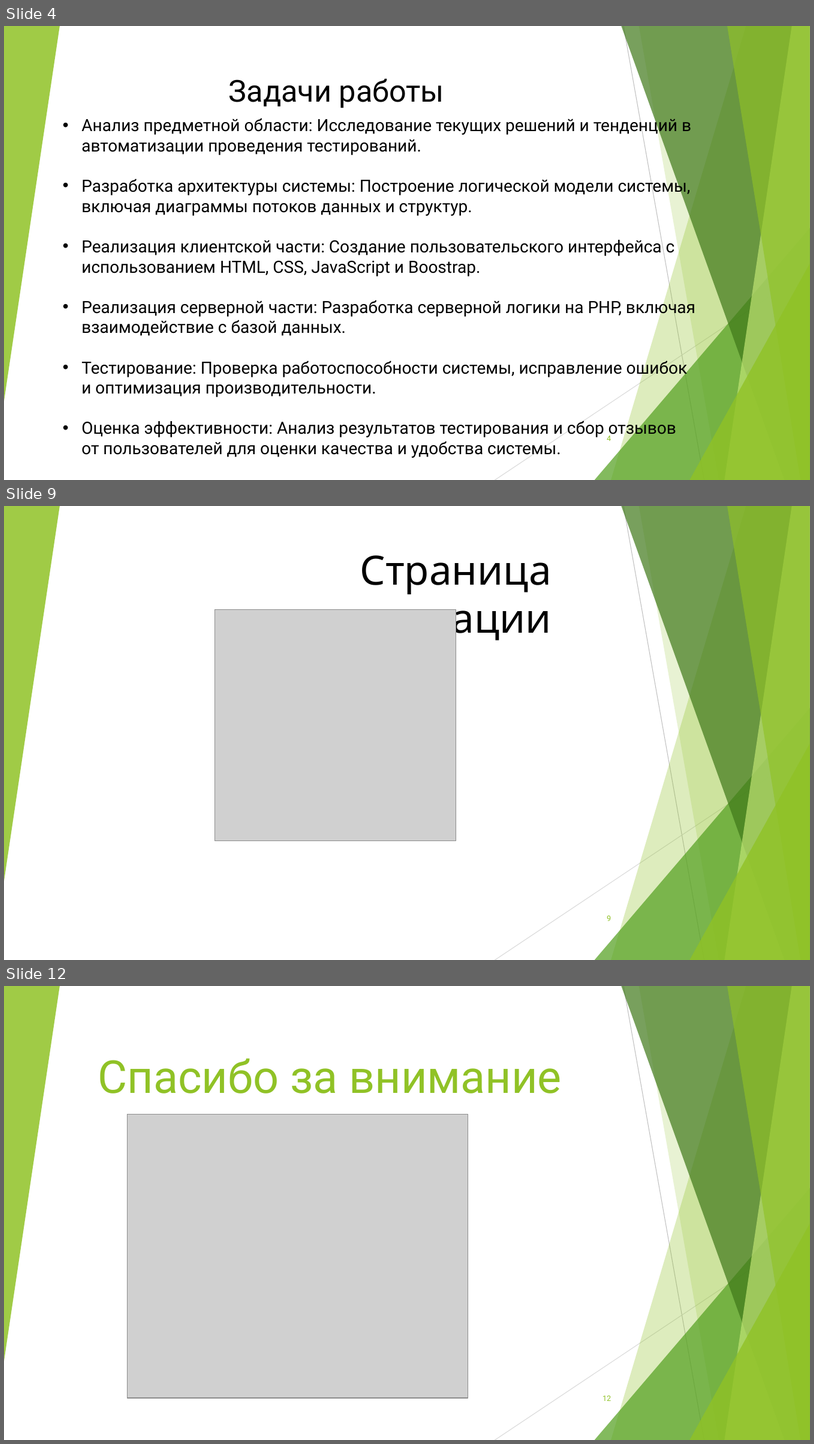
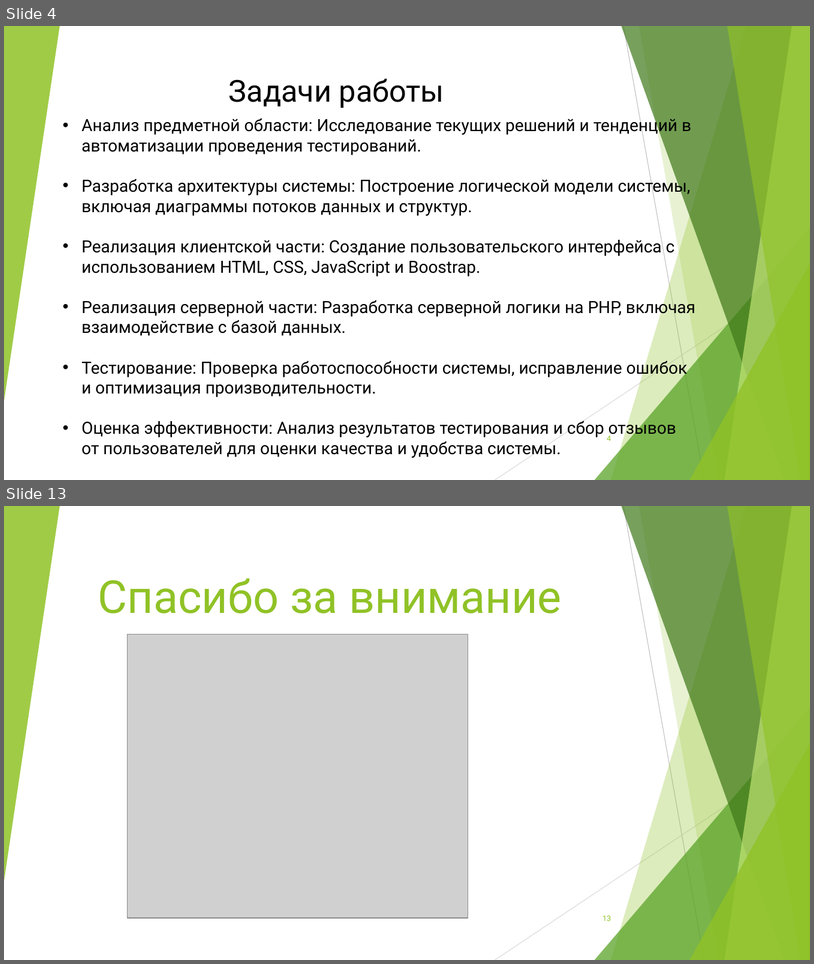
Before and after one commit to vakitari/prDipl, a slide deck: bas.pptx. Shown one above the other, each under a label of ours: slides 4, 9 and 12 before the commit, slides 4 and 13 after it; the slides between them are not shown. The pictures are 814x1444 and 814x964 pixels, drawn with LibreOffice and Linux fonts; fonts in the diff are those of the drawing; grey boxes stand for pictures. Boxes give left, top, right and bottom in pixels: in the first picture for what was removed or moved away, otherwise in the second. Text is boxed around its words. In the diff, an @@ line names an element or a change of style, - is before the commit and + after.

```diff
--- a/bas.pptx
+++ b/bas.pptx
@@ slide 9 removed at (x1=4, y1=506, x2=810, y2=960), background #FFFFFF; not listed: 10 template elements that a slide beside it also shows @@
@@ text removed at (x1=298, y1=555, x2=552, y2=643) @@
-Страница регистрации
@@ picture removed at (x1=215, y1=609, x2=456, y2=841) @@
@@ page number removed at (x1=607, y1=915, x2=611, y2=921) @@
-9
@@ what was slide 12 is now slide 13 @@
@@ page number at (x1=603, y1=915, x2=611, y2=921): text changed @@
-12
+13
```
Also in this commit, not shown: 5 slides changed, 6 slides added, 4 other slides removed, 1 other file.
